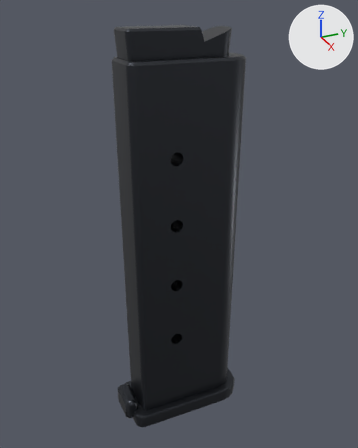
The glTF model assets/models/mags/pm_mag.glb, before and after one commit.
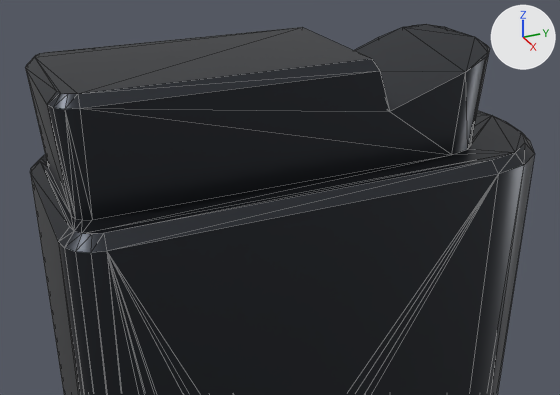
Each version is shown whole from a 50 mm camera at (0.1009, -0.0462, 0.055) aimed at (-0.0014, -0.0001, 0.0038), then close up from a 50 mm camera at (0.0369, -0.0178, 0.0593) aimed at (0.0013, -0.0018, 0.0415). Arrows for +X, +Y and +Z are at upper right; the lights stay in place. The last two pictures show the newer version. The close-ups show mesh edges as thin lines. Vertices at exactly the same position are counted once.

The first close-up shows 'static_mag'.
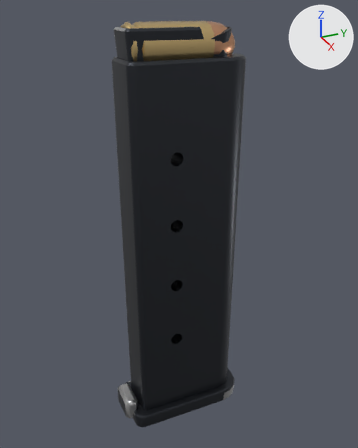
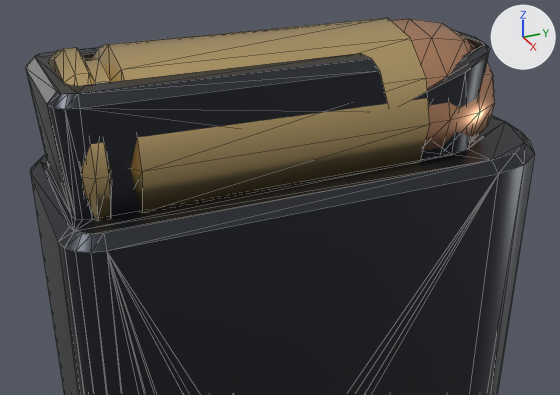
Boxes (x1, y1, x2, y2) around the edits, measured in the close-ups (560 x 395 px):
```json
{"object": "static_mag", "change": "reshaped", "before": [25, 24, 535, 395], "after": [25, 30, 535, 395]}
{"object": "round_1", "change": "added", "after": [48, 18, 495, 220], "on screen": "beige", "faces in mat_brass (beige #e1c489)": [48, 18, 430, 220], "faces in mat_copper (beige #dda681)": [391, 19, 495, 150]}
{"part": 1, "of": "me_static_mag", "change": "built on", "before": [35, 24, 525, 234], "after": [35, 30, 525, 234]}
{"part": 2, "of": "me_static_mag", "change": "recoloured", "before": [25, 56, 56, 104], "after": [25, 56, 56, 104], "on screen": "dark grey to grey"}
```

The change, as JSON lines over the scene's bpy script:
```json
{"op": "add", "block": "mat_worn", "code": ["mat_worn = principled_material('Worn')", "mat_worn.base_color = (0.5, 0.5, 0.5)  # grey #bcbcbc", "mat_worn.metallic = 1.0", "mat_worn.roughness = 0.45"]}
{"op": "add", "block": "mat_brass", "code": ["mat_brass = principled_material('Brass')", "mat_brass.base_color = (0.75, 0.55, 0.25)  # beige #e1c489", "mat_brass.metallic = 1.0", "mat_brass.roughness = 0.3"]}
{"op": "add", "block": "mat_copper", "code": ["mat_copper = principled_material('Copper')", "mat_copper.base_color = (0.72, 0.38, 0.22)  # beige #dda681", "mat_copper.metallic = 1.0", "mat_copper.roughness = 0.35"]}
{"block": "me_static_mag", "where": "# used by ob_static_mag; location = (0.0, 0.0, 0.0)"}
{"op": "remove", "block": "me_static_mag", "code": "me_static_mag.from_pydata(...)  # 341 vertices, 682 faces; spans x -0.0076..0.0076, y -0.018..0.0158, z -0.05..0.0495"}
{"op": "add", "block": "me_static_mag", "code": "me_static_mag.from_pydata(...)  # 367 vertices, 742 faces; spans x -0.0076..0.0076, y -0.018..0.0158, z -0.05..0.0495"}
{"block": "me_static_mag", "change": "me_static_mag part 1"}
{"block": "me_static_mag", "change": "58 faces are deleted"}
{"block": "me_static_mag", "change": "26 vertices are added at x -0.0028..0.0028, y -0.012..0.01, z 0.0435..0.0495"}
{"block": "me_static_mag", "change": "118 new faces join them, mat_blued (dark grey #3f4248)"}
{"block": "me_static_mag", "change": "me_static_mag part 2: 82 faces spanning x -0.0076..0.0076, y -0.018..0.0155, z -0.05..0.0495 switch from mat_blued (dark grey #3f4248) to mat_worn (grey #bcbcbc)"}
{"block": "me_static_mag", "change": "other edits to the shape of me_static_mag do not show in these pictures"}
{"op": "add", "block": "me_round_1", "code": ["me_round_1 = bpy.data.meshes.new('round_1')", "me_round_1.from_pydata(...)  # 148 vertices, 288 faces; spans x -0.0048..0.0048, y -0.0128..0.0122, z 0.0411..0.0506", "# faces by material slot: [168, 120]", "me_round_1.materials.append(mat_brass)  # beige #e1c489", "me_round_1.materials.append(mat_copper)  # beige #dda681"]}
{"op": "add", "block": "ob_round_1", "code": ["ob_round_1 = bpy.data.objects.new('round_1', me_round_1)", "ob_round_1.location = (0.0, 0.0, 0.0)"]}
```
